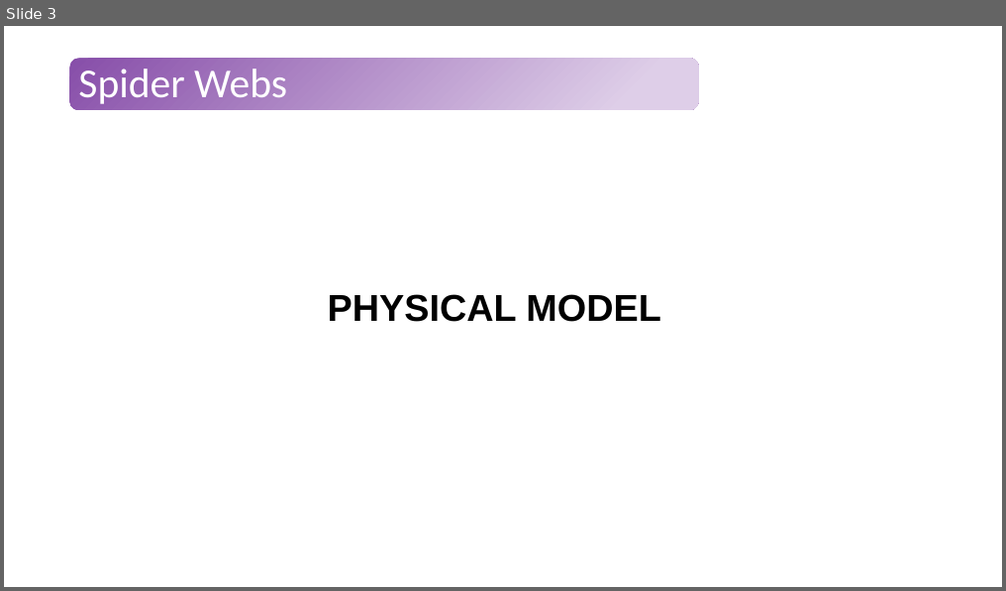
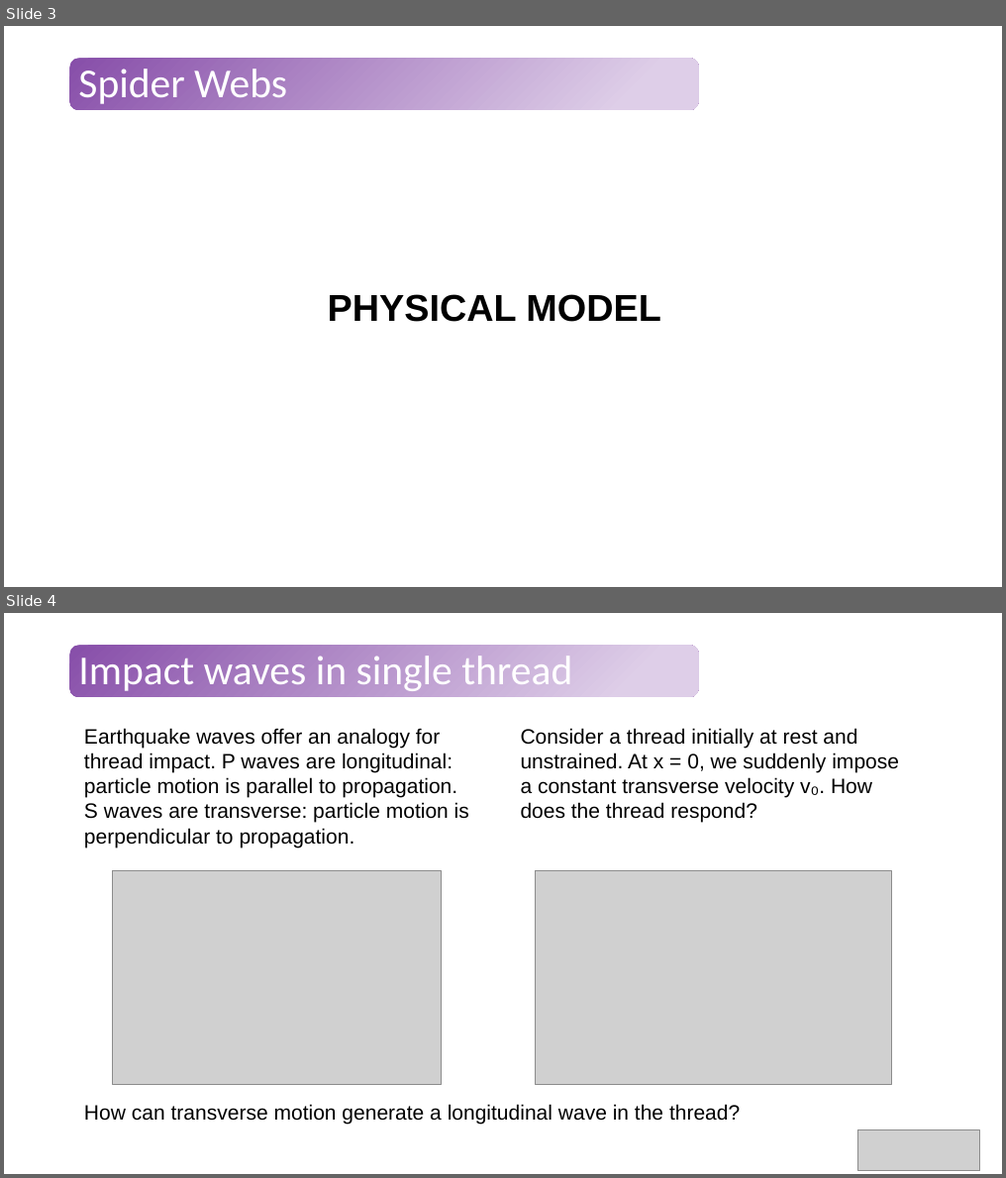
Before and after one commit to Tavi681/PoliPhysics, a slide deck: Tema 2/paper/Tema2.pptx. Shown one above the other, each under a label of ours: slide 3 before the commit, slides 3 and 4 after it. The pictures are 1006x591 and 1006x1178 pixels, drawn with LibreOffice and Linux fonts; fonts in the diff are those of the drawing; grey boxes stand for pictures. Boxes give left, top, right and bottom in pixels: in the first picture for what was removed or moved away, otherwise in the second. Text is boxed around its words. In the diff, an @@ line names an element or a change of style, - is before the commit and + after.

```diff
--- a/Tema 2/paper/Tema2.pptx
+++ b/Tema 2/paper/Tema2.pptx
@@ slide 4 added at [4, 613, 1002, 1174], background #FFFFFF; not listed: 1 template element that a slide beside it also shows @@
@@ title added at [78, 656, 572, 691], 39.6 pt, text #FFFFFF @@
+Impact waves in single thread
@@ text added at [84, 728, 469, 848], 20 pt, text #000000 @@
+Earthquake waves offer an analogy for thread impact. P waves are longitudinal: particle motion is parallel to propagation. S waves are transverse: particle motion is perpendicular to propagation.
@@ text added at [521, 728, 899, 823], 20 pt, text #000000 @@
+Consider a thread initially at rest and unstrained. At x = 0, we suddenly impose a constant transverse velocity v₀. How does the thread respond?
@@ picture added at [113, 871, 442, 1084] @@
@@ picture added at [535, 871, 891, 1084] @@
@@ text added at [84, 1104, 740, 1124], 20 pt, text #000000 @@
+How can transverse motion generate a longitudinal wave in the thread?
@@ picture added at [858, 1131, 980, 1171] @@
```
Also in this commit, not shown: 1 slide changed, 6 other slides added.
